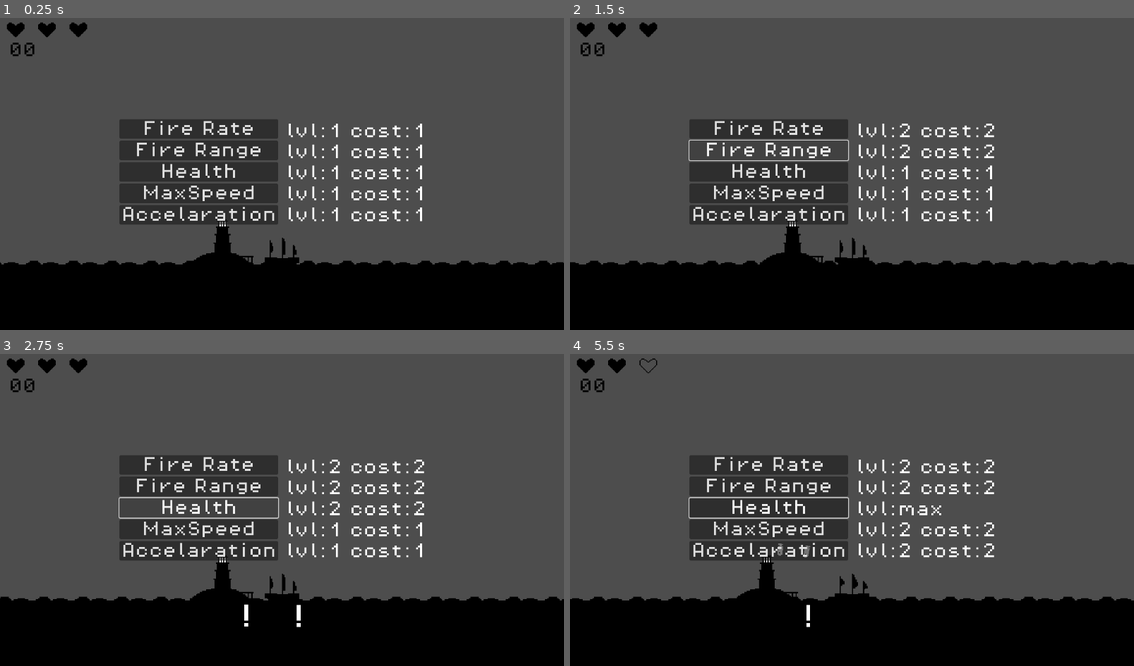
Above: before the commit, frames 1-4 (two rows, left to right).
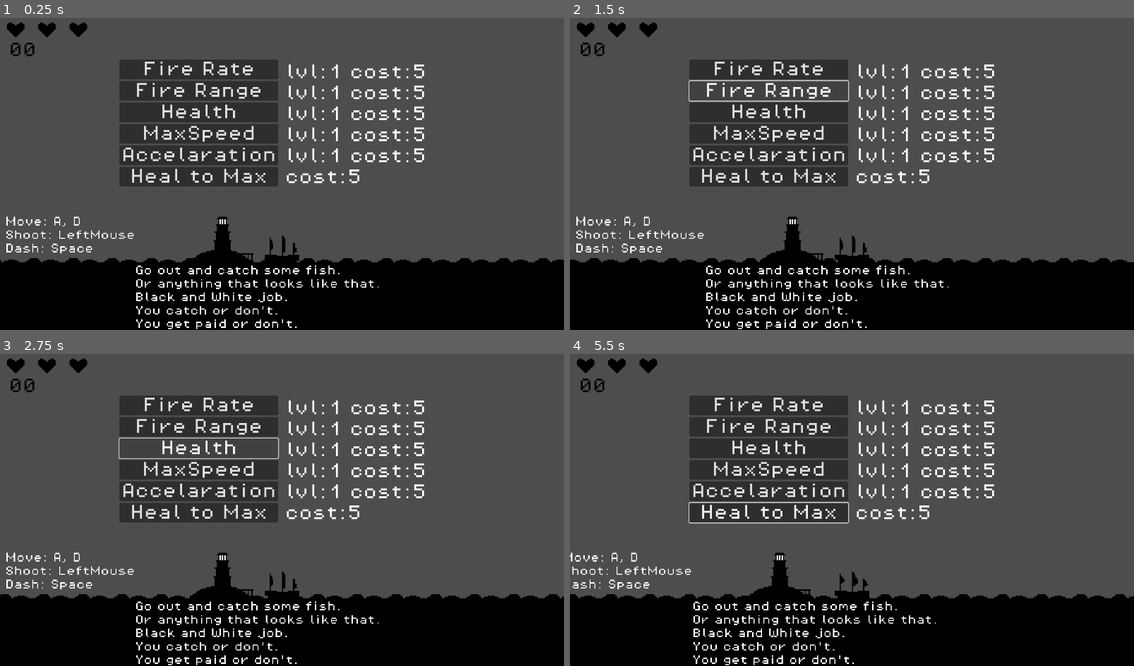
Above: after the commit, the same moments.

Repository: AdamOravecz1/solodevelopment-72-hour-jam
Game: Godot game, scene res://Scenes/main.tscn
Two runs of this game, one before a commit and one after it. Both use one fixed random seed, a clock stepped at 60 frames per second and the inputs below.
Inputs (mouse positions are in pixels of both pictures, inside the frame that each line leads up to):
- Up to frame 1 (0.25 s): no input
- Up to frame 2 (1.5 s): click "Fire Rate" at 0.5 s; click "Fire Range" at 1.25 s
- Up to frame 3 (2.75 s): click "Health" at 2 s
- Up to frame 4 (5.5 s): click "MaxSpeed" at 2.75 s; click "Accelaration" at 3.5 s; click (767, 513) at 4.25 s, where only the run after the commit has a clickable "Heal to Max"; move the mouse to (976, 491) at 5.02 s; hold D (right) from 5.03 s (still down); click (976, 491) at 5.1 s

The runs differ from the first frame. In frame 1, 15% of the frame differs, in the area x 0-100%, y 13-100%; in frame 2, 14%; in frame 3, 14%; in frame 4, 16%, in the area x 0-100%, y 1-100%.

Commit message:
only sound and bugfix left

Diff:
--- a/Scenes/fish.tscn
+++ b/Scenes/fish.tscn
@@ -38,7 +38,7 @@
 [node name="AnimatedSprite2D" type="AnimatedSprite2D" parent="."]
 sprite_frames = SubResource("SpriteFrames_jdl8t")
 autoplay = "default"
-frame_progress = 0.935183
+frame_progress = 0.844965
 
 [node name="JumpTimer" type="Timer" parent="."]
 wait_time = 4.0
--- a/Scenes/harpoon.gd
+++ b/Scenes/harpoon.gd
@@ -2,14 +2,13 @@
 
 var damage: int = 1
 
-@export var speed: float = 200.0
 @export var gravity_force: float = 200.0
 
 var direction: Vector2 = Vector2.ZERO
 var velocity: Vector2 = Vector2.ZERO
 
 
-func setup(pos: Vector2, dir: Vector2):
+func setup(pos: Vector2, dir: Vector2, speed):
 	global_position = pos
 	direction = dir.normalized()
 
--- a/Scenes/it.gd
+++ b/Scenes/it.gd
@@ -5,20 +5,37 @@
 var speed := 30
 var start = true
 
+var up = true
+var down = false
+
 func setup(pos):
-
 	position = pos
 
 func _physics_process(delta: float) -> void:
-	if position.y >= -75:
-		position.y -= delta * speed
-	else:
-		$AnimatedSprite2D.play("default")
-		get_parent().get_parent().stop_camera_shake()
-		get_tree().get_first_node_in_group("Ship").can_move = true
-		if start:
-			$Attack1.start()
-			start = false
+	# --- Going up ---
+	if up:
+		if position.y > -75:
+			position.y -= delta * speed
+		else:
+			up = false
+
+			$AnimatedSprite2D.play("default")
+			get_parent().get_parent().stop_camera_shake()
+			get_tree().get_first_node_in_group("Ship").can_move = true
+			if start:
+				$Attack1.start()
+				start = false
+
+	# --- Going down ---
+	elif down:
+		if position.y < 125:  # move back down until water level (y = 0)
+			position.y += delta * speed
+		else:
+			down = false  # stop moving once it’s back down
+			get_parent().get_parent().stop_camera_shake()
+			get_tree().get_first_node_in_group("Ship").victory()
+
+
 
 
 func _on_attack_1_timeout() -> void:
@@ -27,9 +44,12 @@
 	var speed: float = 200.0         # bullet speed
 	var base_dir: Vector2 = Vector2.LEFT.rotated(deg_to_rad(60))
 
+	# One shared random offset for the whole attack (±5°)
+	var random_offset: float = randf_range(-5.0, 5.0)
+
 	for i in range(num_bullets):
 		var t: float = float(i) / float(num_bullets - 1)      # 0..1
-		var angle_offset: float = lerp(-spread, spread, t)    # spread from -20° to +20°
+		var angle_offset: float = lerp(-spread, spread, t) + random_offset
 		var dir: Vector2 = base_dir.rotated(deg_to_rad(angle_offset))
 		get_parent().get_parent().create_bullets($Hand.global_position, dir, speed)
 
@@ -56,37 +76,47 @@
 	execute_random_attack()
 
 func execute_random_attack() -> void:
-	var roll = randf() * 100.0  # 0–100 random value
+	var roll = randf() * 100.0
+	print("Roll:", roll)
 
 	if roll < 40.0:
+		print("Attack1")
 		$Attack1.start()
 	elif roll < 80.0:
+		print("Attack2")
 		$Attack2.start()
 	elif roll < 90.0:
+		print("Attack3")
 		$Attack3.start()
 	else:
+		print("Stagger")
 		stagger()
 
+
 func stagger():
-	$AnimatedSprite2D.visible = false
-	var roll = randi_range(0, 2)
-	print(roll)
-	if roll == 0:
-		$It.visible = true
-		$CollisionShape2D.position = Vector2(-3, 14)
-	elif roll == 1:
-		$It2.visible = true
-		$CollisionShape2D.position = Vector2(-8, 89)
-	else:
-		$It3.visible = true
-		$CollisionShape2D.position = Vector2(-5, 58)
+	if get_tree().get_first_node_in_group("Ship").dead == false:
+		$AnimatedSprite2D.visible = false
+		var roll = randi_range(0, 2)
+		if roll == 0:
+			$It.visible = true
+			$CollisionShape2D.position = Vector2(-3, 14)
+		elif roll == 1:
+			$It2.visible = true
+			$CollisionShape2D.position = Vector2(-8, 89)
+		else:
+			$It3.visible = true
+			$CollisionShape2D.position = Vector2(-5, 58)
 
 
 func hit(damage, dir):
 	health -= damage
-	stagger_off()
+	if health > 0:
+		stagger_off()
 	if health <= 0:
-		queue_free()
+		down = true
+		get_tree().get_first_node_in_group("Ship").fishes["tentacle"] = []
+		get_parent().get_parent().rid_tentacle()
+		get_parent().get_parent().start_camera_shake()
 
 func _on_stagger_timeout() -> void:
 	stagger_off()
--- a/Scenes/it.tscn
+++ b/Scenes/it.tscn
@@ -62,7 +62,7 @@
 
 [node name="AnimatedSprite2D" type="AnimatedSprite2D" parent="."]
 sprite_frames = SubResource("SpriteFrames_est5g")
-frame_progress = 0.329398
+frame_progress = 0.284973
 
 [node name="CollisionShape2D" type="CollisionShape2D" parent="."]
 position = Vector2(6, -545)
--- a/Scenes/main.gd
+++ b/Scenes/main.gd
@@ -9,10 +9,10 @@
 const it_scene := preload("res://Scenes/it.tscn")
 const warning_texture: Texture2D = preload("res://Sprites/Danger.png")
 
-func create_harpoon(pos, dir):
+func create_harpoon(pos, dir, speed):
 	var harpoon = harpoon_scene.instantiate()
 	$Projectiles.add_child(harpoon)
-	harpoon.setup(pos, dir)
+	harpoon.setup(pos, dir, speed)
 
 func create_fish(pos, dir, health):
 	var fish = fish_scene.instantiate()
@@ -69,11 +69,14 @@
 var pan_duration := 3.0       # seconds
 var pan_speed := 50.0         # pixels per second
 
+var here = false
+
 func _physics_process(delta: float) -> void:
-	if Input.is_action_just_pressed("debug"):
+	if here:
+		here = false
 		$Entity/Ship.can_move = false
 		$Entity/Ship/Camera2D.enabled = false
-		$BossCamera.position = Vector2($Entity/Ship.global_position.x, -53)
+		$BossCamera.position = Vector2($Entity/Ship.global_position.x, -51)
 		$BossCamera.enabled = true
 
 		# Start panning
@@ -116,3 +119,10 @@
 func stop_camera_shake() -> void:
 	shaking = false
 	$BossCamera.position = original_position
+
+func rid_tentacle():
+	for i in $Entity.get_children():
+		print(i.name)
+		if i.name != "Ship" and i.name != "IT":
+			print("removed: ", i.name)
+			i.queue_free()
--- a/Scenes/main.tscn
+++ b/Scenes/main.tscn
@@ -6,6 +6,7 @@
 [ext_resource type="Texture2D" uid="uid://drcmrk8w0qg6k" path="res://Sprites/Sea.png" id="2_8gbba"]
 [ext_resource type="Texture2D" uid="uid://8bcof18beix1" path="res://Sprites/Barrier.png" id="3_21xkr"]
 [ext_resource type="PackedScene" uid="uid://lbp4e243puud" path="res://Scenes/shop.tscn" id="6_6bp64"]
+[ext_resource type="FontFile" uid="uid://cnqm0u4n815fc" path="res://Fonts/PixelOperator.ttf" id="7_6bp64"]
 
 [sub_resource type="TileSetAtlasSource" id="TileSetAtlasSource_jjvhh"]
 texture = ExtResource("2_8gbba")
@@ -44,7 +45,7 @@
 position = Vector2(66, 11)
 
 [node name="Camera2D" type="Camera2D" parent="Entity/Ship"]
-position = Vector2(0, -64)
+position = Vector2(0, -62)
 zoom = Vector2(2.5, 2.5)
 
 [node name="TileMapLayer" type="TileMapLayer" parent="."]
@@ -78,3 +79,14 @@
 
 [node name="Shop" parent="." instance=ExtResource("6_6bp64")]
 position = Vector2(24, 25)
+
+[node name="Label" type="Label" parent="."]
+offset_left = -160.0
+offset_top = -14.0
+offset_right = -54.0
+offset_bottom = 18.0
+theme_override_fonts/font = ExtResource("7_6bp64")
+theme_override_font_sizes/font_size = 8
+text = "Move: A, D
+Shoot: LeftMouse
+Dash: Space"
--- a/Scenes/shark.gd
+++ b/Scenes/shark.gd
@@ -52,7 +52,6 @@
 	rotation = velocity.angle() + deg_to_rad(180)
 
 func hit(damage, dir):
-	$CollisionShape2D.queue_free()
 	health -= damage
 	velocity += dir * 0.5
 	if health <= 0:
--- a/Scenes/shark.tscn
+++ b/Scenes/shark.tscn
@@ -35,7 +35,7 @@
 [node name="AnimatedSprite2D" type="AnimatedSprite2D" parent="."]
 sprite_frames = SubResource("SpriteFrames_6rxyh")
 autoplay = "default"
-frame_progress = 0.173778
+frame_progress = 0.704996
 
 [node name="CollisionShape2D" type="CollisionShape2D" parent="."]
 position = Vector2(-0.5, 0)
--- a/Scenes/ship.gd
+++ b/Scenes/ship.gd
@@ -1,7 +1,7 @@
 extends CharacterBody2D
 
-@export var max_speed: float = 100.0
-@export var acceleration: float = 200.0
+@export var max_speed: float = 50.0
+@export var acceleration: float = 100.0
 @export var friction: float = 100.0
 @export var dash_speed: float = 200.0      # Extra speed during dash
 @export var dash_duration: float = 0.1     # How long the dash lasts (seconds)
@@ -14,8 +14,11 @@
 var can_move := true
 var can_fire := true
 
-@export var shoot_cooldown: float = 0.3
+var dead := false
+
+@export var shoot_cooldown: float = 0.6
 var shoot_timer: float = 0.0
+var harpoon_speed: float = 200.0
 
 var points := 0
 
@@ -29,8 +32,9 @@
 @export var max_health := 3
 var current_health := max_health
 
-# References to your heart sprites
 @onready var hearts := $CanvasLayer/HBoxContainer.get_children()
+
+var it_time = false
 
 func take_damage(amount: int) -> void:
 	current_health = max(current_health - amount, 0)
@@ -45,11 +49,33 @@
 		else:
 			hearts[i].texture = preload("res://Sprites/EmptyHeart.png")
 
+func update_visible_hearts() -> void:
+	for i in range(len(hearts)):
+		hearts[i].visible = i < max_health
+
+func increase_max_health(amount: int) -> void:
+	max_health += amount
+	current_health = max_health
+	update_visible_hearts()
+	update_hearts()
+
+
 func die() -> void:
 	print("Player is dead!")
-	# Add game over logic here
+	can_move = false
+	can_fire = false
+	dead = true
+	$CanvasLayer/Dead.visible = true
+	$CanvasLayer/Again.visible = true
+
 
 func _physics_process(delta: float) -> void:
+	if dead:
+		position.y += delta * 10
+	if it_time and global_position.x >= 230:
+		print("here")
+		it_time = false
+		get_parent().get_parent().here = true
 	shoot_timer -= delta
 	if Input.is_action_just_pressed("shoot") and shoot_timer <= 0.0 and can_fire:
 		shoot_timer = shoot_cooldown
@@ -95,7 +121,7 @@
 	var mouse_pos = get_global_mouse_position()
 	var dir = (mouse_pos - pos).normalized()
 
-	get_parent().get_parent().create_harpoon(pos, dir)
+	get_parent().get_parent().create_harpoon(pos, dir, harpoon_speed)
 
 
 func _on_fish_timer_timeout() -> void:
@@ -181,3 +207,23 @@
 func update_points(point):
 	points += point
 	$CanvasLayer/Points.text = str(points)
+
+func stop_fish():
+	$FishTimer.stop()
+	$SharkTimer.stop()
+	$WhealTimer.stop()
+	$TentacleTimer.stop()
+
+func start_fish():
+	$FishTimer.start()
+	$SharkTimer.start()
+	$WhealTimer.start()
+	$TentacleTimer.start()
+
+
+func _on_again_pressed() -> void:
+	get_tree().reload_current_scene()
+
+func victory():
+	$CanvasLayer/Victory.visible = true
+	$CanvasLayer/Again.visible = true
--- a/Scenes/ship.tscn
+++ b/Scenes/ship.tscn
@@ -110,6 +110,24 @@
 scale = Vector2(2, 2)
 texture = ExtResource("3_xxxu3")
 
+[node name="FullHeart4" type="Sprite2D" parent="CanvasLayer/HBoxContainer"]
+visible = false
+position = Vector2(256, 32)
+scale = Vector2(2, 2)
+texture = ExtResource("3_xxxu3")
+
+[node name="FullHeart5" type="Sprite2D" parent="CanvasLayer/HBoxContainer"]
+visible = false
+position = Vector2(320, 32)
+scale = Vector2(2, 2)
+texture = ExtResource("3_xxxu3")
+
+[node name="FullHeart6" type="Sprite2D" parent="CanvasLayer/HBoxContainer"]
+visible = false
+position = Vector2(384, 32)
+scale = Vector2(2, 2)
+texture = ExtResource("3_xxxu3")
+
 [node name="Points" type="Label" parent="CanvasLayer"]
 offset_left = 18.0
 offset_top = 59.0
@@ -120,7 +138,65 @@
 theme_override_font_sizes/font_size = 32
 text = "00"
 
+[node name="Dead" type="Label" parent="CanvasLayer"]
+visible = false
+anchors_preset = 8
+anchor_left = 0.5
+anchor_top = 0.5
+anchor_right = 0.5
+anchor_bottom = 0.5
+offset_left = -548.0
+offset_top = -193.0
+offset_right = 548.0
+offset_bottom = -62.0
+grow_horizontal = 2
+grow_vertical = 2
+theme_override_colors/font_color = Color(0, 0, 0, 1)
+theme_override_fonts/font = ExtResource("4_6ejuo")
+theme_override_font_sizes/font_size = 64
+text = "You are sleeping with
+the fishes now"
+horizontal_alignment = 1
+
+[node name="Victory" type="Label" parent="CanvasLayer"]
+visible = false
+anchors_preset = 8
+anchor_left = 0.5
+anchor_top = 0.5
+anchor_right = 0.5
+anchor_bottom = 0.5
+offset_left = -548.0
+offset_top = -111.0
+offset_right = 548.0
+offset_bottom = 20.0
+grow_horizontal = 2
+grow_vertical = 2
+theme_override_colors/font_color = Color(0, 0, 0, 1)
+theme_override_fonts/font = ExtResource("4_6ejuo")
+theme_override_font_sizes/font_size = 32
+text = "You killed the defender of the sea.
+Now it is safe to overfish the region."
+horizontal_alignment = 1
+
+[node name="Again" type="Button" parent="CanvasLayer"]
+visible = false
+anchors_preset = 8
+anchor_left = 0.5
+anchor_top = 0.5
+anchor_right = 0.5
+anchor_bottom = 0.5
+offset_left = -31.0
+offset_top = -15.5
+offset_right = 31.0
+offset_bottom = 15.5
+grow_horizontal = 2
+grow_vertical = 2
+theme_override_fonts/font = ExtResource("4_6ejuo")
+theme_override_font_sizes/font_size = 32
+text = "Play Again"
+
 [connection signal="timeout" from="FishTimer" to="." method="_on_fish_timer_timeout"]
 [connection signal="timeout" from="SharkTimer" to="." method="_on_shark_timer_timeout"]
 [connection signal="timeout" from="WhealTimer" to="." method="_on_wheal_timer_timeout"]
 [connection signal="timeout" from="TentacleTimer" to="." method="_on_tentacle_timer_timeout"]
+[connection signal="pressed" from="CanvasLayer/Again" to="." method="_on_again_pressed"]
--- a/Scenes/shop.gd
+++ b/Scenes/shop.gd
@@ -6,63 +6,125 @@
 var max_speed = 1
 var accelaration = 1
 
+var upgraded = false
+var level = 0
+
 @onready var ship = get_tree().get_first_node_in_group("Ship")
 
 
 func _on_body_entered(body: Node2D) -> void:
 	$CanvasLayer.visible = true
 	ship.can_fire = false
-	print("shop")
-
-
+	ship.stop_fish()
+	$Label.visible = true
 
 
 func _on_body_exited(body: Node2D) -> void:
 	$CanvasLayer.visible = false
 	ship.can_fire = true
-	print("left")
+	ship.start_fish()
+	$Label.visible = false
+	if upgraded:
+		level += 1
+		upgraded = false
+	if level == 1:
+		for i in range(5):
+			ship.fishes["fish"].append(2)
+		for i in range(2):
+			ship.fishes["shark"].append(4)
+	if level == 2:
+		for i in range(3):
+			ship.fishes["fish"].append(2)
+		ship.fishes["shark"].append(4)
+		ship.fishes["wheal"].append(6)
+	if level == 3:
+		for i in range(6):
+			ship.fishes["fish"].append(2)
+		ship.fishes["tentacle"].append(4)
+	if level == 4:
+		for i in range(3):
+			ship.fishes["shark"].append(4)
+		for i in range(3):
+			ship.fishes["wheal"].append(6)
+	if level == 5:
+		for i in range(5):
+			ship.fishes["tentacle"].append(4)
+	if level == 6:
+		for i in range(3):
+			ship.fishes["tentacle"].append(4)
+		for i in range(3):
+			ship.fishes["wheal"].append(6)
+	if level == 7:
+		ship.it_time = true
+		for key in ship.fishes.keys():
+			ship.fishes[key] = []
+
+
+
 
 
 func _on_fire_rate_pressed() -> void:
-	if fire_rate < 3:
+	if fire_rate < 4 and ship.points >= fire_rate*5:
+		upgraded = true
+		ship.update_points(-fire_rate*5)
 		fire_rate += 1
-	if fire_rate != 3:
-		$CanvasLayer/NinePatchRect/VBoxContainer2/Label.text = "lvl:" + str(fire_rate) + " cost:" + str(fire_rate)
+		ship.shoot_cooldown -= 0.2
+	if fire_rate != 4:
+		$CanvasLayer/NinePatchRect/VBoxContainer2/Label.text = "lvl:" + str(fire_rate) + " cost:" + str(fire_rate*5)
 	else:
 		$CanvasLayer/NinePatchRect/VBoxContainer2/Label.text = "lvl:max"
 
 
 func _on_fire_range_pressed() -> void:
-	if fire_range < 3:
+	if fire_range < 4 and ship.points >= fire_range*5:
+		upgraded = true
+		ship.update_points(-fire_range*5)
 		fire_range += 1
-	if fire_range != 3:
-		$CanvasLayer/NinePatchRect/VBoxContainer2/Label2.text = "lvl:" + str(fire_range) + " cost:" + str(fire_range)
+		ship.harpoon_speed += 100
+	if fire_range != 4:
+		$CanvasLayer/NinePatchRect/VBoxContainer2/Label2.text = "lvl:" + str(fire_range) + " cost:" + str(fire_range*5)
 	else:
 		$CanvasLayer/NinePatchRect/VBoxContainer2/Label2.text = "lvl:max"
 
 
 func _on_health_pressed() -> void:
-	if health < 3:
+	if health < 4 and ship.points >= health*5:
+		upgraded = true
+		ship.update_points(-health*5)
 		health += 1
-	if health != 3:
-		$CanvasLayer/NinePatchRect/VBoxContainer2/Label3.text = "lvl:" + str(health) + " cost:" + str(health)
+		ship.increase_max_health(1)
+	if health != 4:
+		$CanvasLayer/NinePatchRect/VBoxContainer2/Label3.text = "lvl:" + str(health) + " cost:" + str(health*5)
 	else:
 		$CanvasLayer/NinePatchRect/VBoxContainer2/Label3.text = "lvl:max"
 
 
 func _on_max_speed_pressed() -> void:
-	if max_speed < 3:
+	if max_speed < 4 and ship.points >= max_speed*5:
+		upgraded = true
+		ship.update_points(-max_speed*5)
 		max_speed += 1
-	if max_speed != 3:
-		$CanvasLayer/NinePatchRect/VBoxContainer2/Label4.text = "lvl:" + str(max_speed) + " cost:" + str(max_speed)
+		ship.max_speed += 50
+	if max_speed != 4:
+		$CanvasLayer/NinePatchRect/VBoxContainer2/Label4.text = "lvl:" + str(max_speed) + " cost:" + str(max_speed*5)
 	else:
 		$CanvasLayer/NinePatchRect/VBoxContainer2/Label4.text = "lvl:max"
 
 
 func _on_accelaration_pressed() -> void:
-	if accelaration < 3:
+	if accelaration < 4 and ship.points >= accelaration*5:
+		upgraded = true
+		ship.update_points(-accelaration*5)
 		accelaration += 1
-	if accelaration != 3:
-		$CanvasLayer/NinePatchRect/VBoxContainer2/Label5.text = "lvl:" + str(accelaration) + " cost:" + str(accelaration)
+		ship.acceleration += 50
+	if accelaration != 4:
+		$CanvasLayer/NinePatchRect/VBoxContainer2/Label5.text = "lvl:" + str(accelaration) + " cost:" + str(accelaration*5)
 	else:
 		$CanvasLayer/NinePatchRect/VBoxContainer2/Label5.text = "lvl:max"
+
+
+func _on_heal_pressed() -> void:
+	if ship.points >= 5:
+		upgraded = true
+		ship.update_points(-5)
+		ship.take_damage(-ship.max_health)
--- a/Scenes/shop.tscn
+++ b/Scenes/shop.tscn
@@ -32,9 +32,9 @@
 anchor_right = 0.5
 anchor_bottom = 0.5
 offset_left = -332.0
-offset_top = -108.0
+offset_top = -230.0
 offset_right = -8.0
-offset_bottom = 108.0
+offset_bottom = 30.0
 grow_horizontal = 2
 grow_vertical = 2
 
@@ -68,6 +68,12 @@
 theme_override_font_sizes/font_size = 32
 text = "Accelaration"
 
+[node name="Heal" type="Button" parent="CanvasLayer/NinePatchRect/VBoxContainer"]
+layout_mode = 2
+theme_override_fonts/font = ExtResource("2_2shtd")
+theme_override_font_sizes/font_size = 32
+text = "Heal to Max"
+
 [node name="VBoxContainer2" type="VBoxContainer" parent="CanvasLayer/NinePatchRect"]
 layout_mode = 1
 anchors_preset = 8
@@ -76,9 +82,9 @@
 anchor_right = 0.5
 anchor_bottom = 0.5
 offset_left = 6.0
-offset_top = -85.0
+offset_top = -220.5
 offset_right = 294.0
-offset_bottom = 91.0
+offset_bottom = 26.5
 grow_horizontal = 2
 grow_vertical = 2
 theme_override_constants/separation = 11
@@ -87,31 +93,50 @@
 layout_mode = 2
 theme_override_fonts/font = ExtResource("2_2shtd")
 theme_override_font_sizes/font_size = 32
-text = "lvl:1 cost:1"
+text = "lvl:1 cost:5"
 
 [node name="Label2" type="Label" parent="CanvasLayer/NinePatchRect/VBoxContainer2"]
 layout_mode = 2
 theme_override_fonts/font = ExtResource("2_2shtd")
 theme_override_font_sizes/font_size = 32
-text = "lvl:1 cost:1"
+text = "lvl:1 cost:5"
 
 [node name="Label3" type="Label" parent="CanvasLayer/NinePatchRect/VBoxContainer2"]
 layout_mode = 2
 theme_override_fonts/font = ExtResource("2_2shtd")
 theme_override_font_sizes/font_size = 32
-text = "lvl:1 cost:1"
+text = "lvl:1 cost:5"
 
 [node name="Label4" type="Label" parent="CanvasLayer/NinePatchRect/VBoxContainer2"]
 layout_mode = 2
 theme_override_fonts/font = ExtResource("2_2shtd")
 theme_override_font_sizes/font_size = 32
-text = "lvl:1 cost:1"
+text = "lvl:1 cost:5"
 
 [node name="Label5" type="Label" parent="CanvasLayer/NinePatchRect/VBoxContainer2"]
 layout_mode = 2
 theme_override_fonts/font = ExtResource("2_2shtd")
 theme_override_font_sizes/font_size = 32
-text = "lvl:1 cost:1"
+text = "lvl:1 cost:5"
+
+[node name="Label6" type="Label" parent="CanvasLayer/NinePatchRect/VBoxContainer2"]
+layout_mode = 2
+theme_override_fonts/font = ExtResource("2_2shtd")
+theme_override_font_sizes/font_size = 32
+text = "cost:5"
+
+[node name="Label" type="Label" parent="."]
+offset_left = -78.0
+offset_top = 1.0
+offset_right = 123.0
+offset_bottom = 53.0
+theme_override_fonts/font = ExtResource("2_2shtd")
+theme_override_font_sizes/font_size = 8
+text = "Go out and catch some fish.
+Or anything that looks like that.
+Black and White job.
+You catch or don't.
+You get paid or don't."
 
 [connection signal="body_entered" from="." to="." method="_on_body_entered"]
 [connection signal="body_exited" from="." to="." method="_on_body_exited"]
@@ -120,3 +145,4 @@
 [connection signal="pressed" from="CanvasLayer/NinePatchRect/VBoxContainer/Health" to="." method="_on_health_pressed"]
 [connection signal="pressed" from="CanvasLayer/NinePatchRect/VBoxContainer/MaxSpeed" to="." method="_on_max_speed_pressed"]
 [connection signal="pressed" from="CanvasLayer/NinePatchRect/VBoxContainer/Accelaration" to="." method="_on_accelaration_pressed"]
+[connection signal="pressed" from="CanvasLayer/NinePatchRect/VBoxContainer/Heal" to="." method="_on_heal_pressed"]
--- a/Scenes/tentacle.gd
+++ b/Scenes/tentacle.gd
@@ -4,7 +4,6 @@
 
 var speed := 20
 var side := 0
-
 
 func setup(pos, dir, heal):
 	if dir == -1:
@@ -20,11 +19,11 @@
 
 func hit(damage, velocity):
 	if position.y <= 0:
+		$CollisionShape2D.queue_free()
 		health -= damage
 		if health <= 0:
 			queue_free()
 			get_tree().get_first_node_in_group("Ship").update_points(8)
-		$CollisionShape2D.queue_free()
 		$AnimatedSprite2D.play("attack")
 
 
@@ -50,4 +49,13 @@
 
 	if health > 1:
 		get_tree().get_first_node_in_group("Ship").fishes["tentacle"].append(health)
+	else:
+		get_tree().get_first_node_in_group("Ship").update_points(8)
 	queue_free()
+
+func _on_body_entered(body: Node2D) -> void:
+
+	if "take_damage" in body:
+		$AnimatedSprite2D.play("attack")
+		$CollisionShape2D.queue_free()
+		body.take_damage(1)
--- a/Scenes/tentacle.tscn
+++ b/Scenes/tentacle.tscn
@@ -129,4 +129,5 @@
 sprite_frames = SubResource("SpriteFrames_fq023")
 autoplay = "default"
 
+[connection signal="body_entered" from="." to="." method="_on_body_entered"]
 [connection signal="animation_finished" from="AnimatedSprite2D" to="." method="_on_animated_sprite_2d_animation_finished"]
--- a/Scenes/wheal.gd
+++ b/Scenes/wheal.gd
@@ -34,7 +34,7 @@
 	health -= damage
 	velocity += dir * 0.2
 	if health <= 0:
-		get_tree().get_first_node_in_group("Ship").update_points(2)
+		get_tree().get_first_node_in_group("Ship").update_points(6)
 		queue_free()
 
 
--- a/Scenes/wheal.tscn
+++ b/Scenes/wheal.tscn
@@ -39,7 +39,7 @@
 [node name="AnimatedSprite2D" type="AnimatedSprite2D" parent="."]
 sprite_frames = SubResource("SpriteFrames_5lneq")
 autoplay = "default"
-frame_progress = 0.0945301
+frame_progress = 0.385034
 
 [node name="JumpTimer" type="Timer" parent="."]
 wait_time = 4.0
--- a/project.godot
+++ b/project.godot
@@ -14,6 +14,10 @@
 run/main_scene="uid://b4ae42b8bpdv3"
 config/features=PackedStringArray("4.4", "GL Compatibility")
 config/icon="res://icon.svg"
+
+[display]
+
+mouse_cursor/custom_image="uid://bi12vyyro8trg"
 
 [input]
 
Not shown: 1 places in Scenes/main.tscn that only renumber resources
Binary file added: Sprites/CursorRed.png
Not shown, added: Sprites/CursorRed.png.import
Binary file added: Sprites/cursor.png
Not shown, added: Sprites/cursor.png.import
